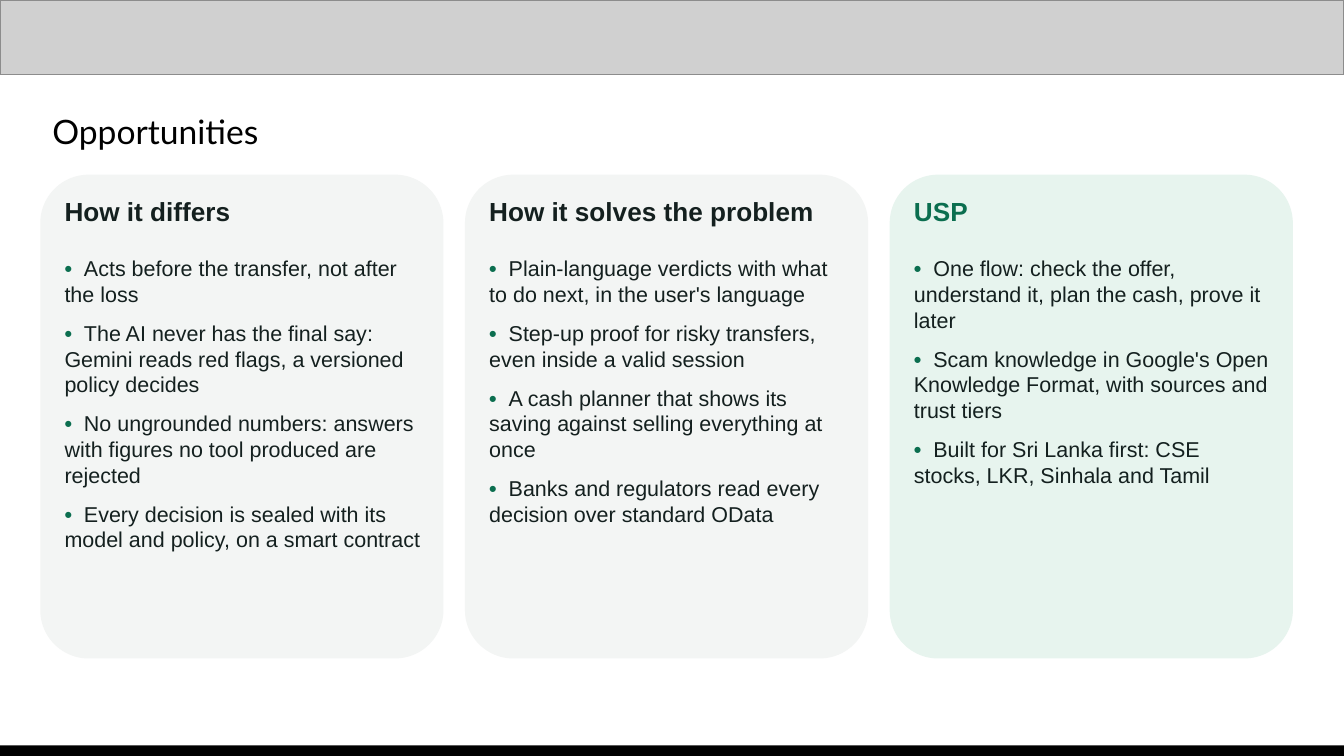
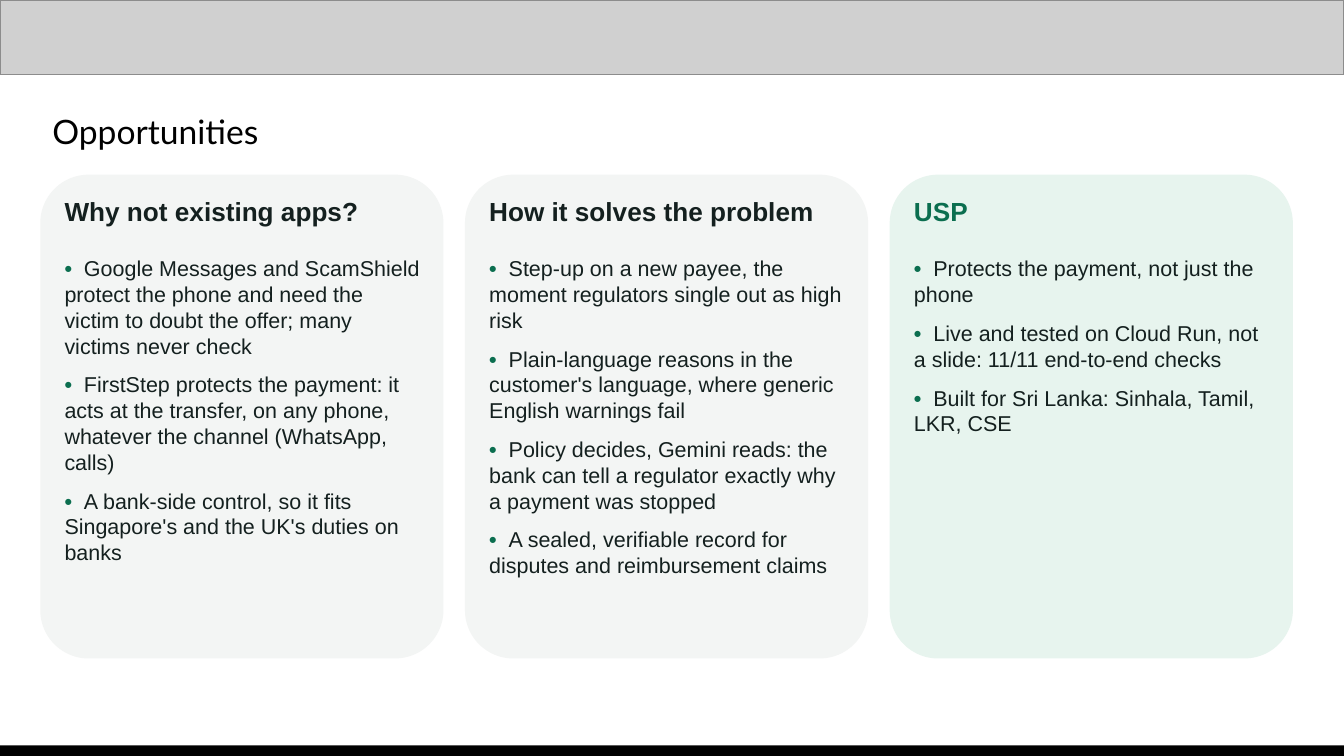
Before and after one commit to Adagard-Trios/AI-Buildathon-2026, a slide deck: slide 3 of docs/deck/FirstStep_AI_Builder_Cup_2026.pptx. Drawn at 1344x756 pixels with LibreOffice and Linux fonts; fonts in the diff are those of the drawing; grey boxes stand for pictures. Boxes give left, top, right and bottom in pixels: in the first picture for what was removed or moved away, otherwise in the second. Text is boxed around its words. In the diff, an @@ line names an element or a change of style, - is before the commit and + after.

Commit message:
Deck reframed around APP scams, PDF added, Scam Shield evaluated
- Deck: FirstStep as the last checkpoint before the money leaves. Regulation
  first (UK APP reimbursement, Singapore SRF, CBSL 'Be Scam Proof'), payment
  checkpoint as feature #1, flow starts at the transfer, a direct answer to
  'why not Google Messages or ScamShield', Scam Shield evaluation leads the
  benchmark slide. The two checks are described as side by side, not linked.
  PDF export for the submission portal.
- eval/scam_synthetic_v1.jsonl: 40 labelled English messages. Rules only
  9/20 recall; Gemini + rules on the live service 20/20, precision 1.00,
  0 false positives. Limits stated in the README and the deck.
- Demo script caption filled with the evaluation result.

```diff
--- a/docs/deck/FirstStep_AI_Builder_Cup_2026.pptx
+++ b/docs/deck/FirstStep_AI_Builder_Cup_2026.pptx
@@ text at [65, 202, 358, 226]: text changed @@
-How it differs
+Why not existing apps?
@@ text at [65, 260, 420, 560]: text changed @@
-• Acts before the transfer, not after the loss
-• The AI never has the final say: Gemini reads red flags, a versioned policy decides
-• No ungrounded numbers: answers with figures no tool produced are rejected
-• Every decision is sealed with its model and policy, on a smart contract
+• Google Messages and ScamShield protect the phone and need the victim to doubt the offer; many victims never check
+• FirstStep protects the payment: it acts at the transfer, on any phone, whatever the channel (WhatsApp, calls)
+• A bank-side control, so it fits Singapore's and the UK's duties on banks
@@ text at [489, 260, 842, 578]: text changed @@
-• Plain-language verdicts with what to do next, in the user's language
-• Step-up proof for risky transfers, even inside a valid session
-• A cash planner that shows its saving against selling everything at once
-• Banks and regulators read every decision over standard OData
+• Step-up on a new payee, the moment regulators single out as high risk
+• Plain-language reasons in the customer's language, where generic English warnings fail
+• Policy decides, Gemini reads: the bank can tell a regulator exactly why a payment was stopped
+• A sealed, verifiable record for disputes and reimbursement claims
@@ text at [914, 260, 1258, 434]: text changed @@
-• One flow: check the offer, understand it, plan the cash, prove it later
-• Scam knowledge in Google's Open Knowledge Format, with sources and trust tiers
-• Built for Sri Lanka first: CSE stocks, LKR, Sinhala and Tamil
+• Protects the payment, not just the phone
+• Live and tested on Cloud Run, not a slide: 11/11 end-to-end checks
+• Built for Sri Lanka: Sinhala, Tamil, LKR, CSE
```
Also in this commit, not shown: 7 other slides changed, 5 other files.
